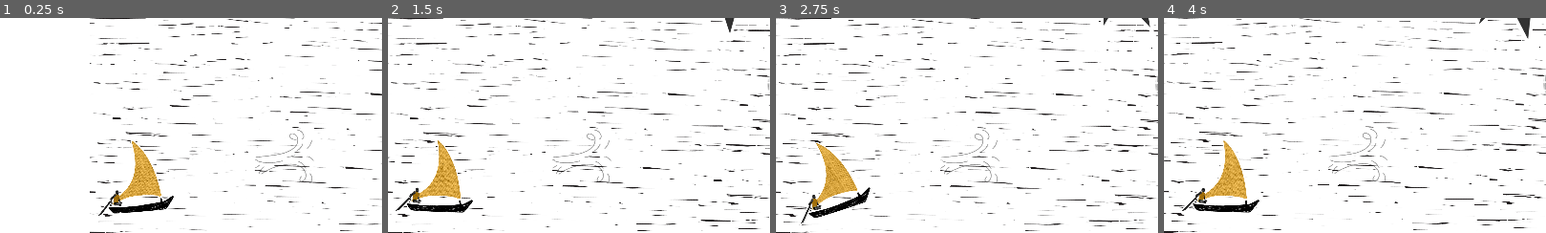
Above: before the commit, frames 1-4 (left to right).
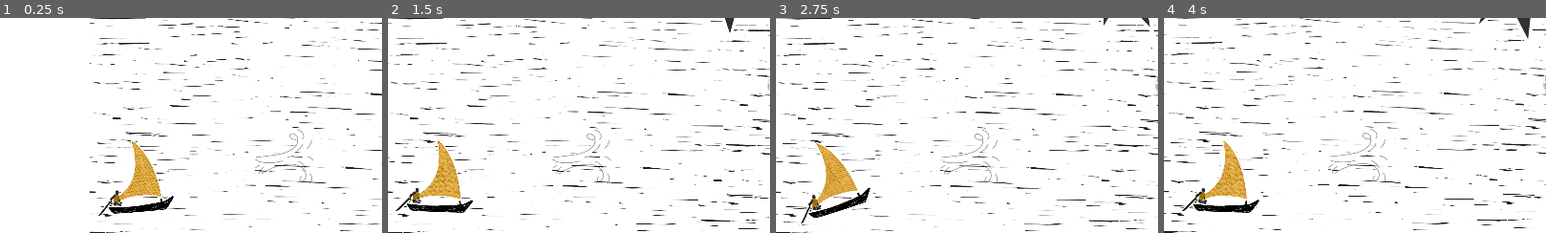
Above: after the commit, the same moments.

Repository: Negatives-One/UmBarcoVoa
Game: Godot game, scene res://Assets/Scenes/Mundo.tscn
Two runs of this game, one before a commit and one after it. Both use one fixed random seed, a clock stepped at 60 frames per second and the inputs below.
Inputs (mouse positions are % of the whole screen's width and height, from its top left):
- Up to frame 1 (0.25 s): no input
- Up to frame 2 (1.5 s): move the mouse to (72, 45) at 0.52 s; click (72, 45) at 0.6 s; move the mouse to (30, 55) at 1.27 s; click (30, 55) at 1.35 s
- Up to frame 3 (2.75 s): move the mouse to (60, 28) at 2.02 s; click (60, 28) at 2.1 s
- Up to frame 4 (4 s): move the mouse to (45, 70) at 2.77 s; click (45, 70) at 2.85 s; move the mouse to (80, 65) at 3.52 s; click (80, 65) at 3.6 s
The pictures show only the part of the screen within x 0-50%, y 7-57%; the shares and areas given below are measured in that part.

The runs differ from the first frame. In frame 1, 0.3% of the frame differs, in the area x 26-46%, y 57-92%; in frame 2, 0.3%; in frame 3, 0.3%; in frame 4, 0.3%, in the area x 5-25%, y 56-91%.

Commit message:
Video Version

Diff:
--- a/Assets/Scenes/Player.tscn
+++ b/Assets/Scenes/Player.tscn
@@ -8,6 +8,9 @@
 
 [sub_resource type="PhysicsMaterial" id=1]
 friction = 0.0
+
+[sub_resource type="CircleShape2D" id=2]
+radius = 69.0527
 
 [node name="RigidBody2D" type="RigidBody2D" groups=[
 "Player",
@@ -19,13 +22,8 @@
 VerticalAcelleration = 200.0
 HorizontalAcelleration = 300.0
 
-[node name="CollisionPolygon2D" type="CollisionPolygon2D" parent="."]
-position = Vector2( -4.40973, -62.3661 )
-scale = Vector2( 0.5, 0.5 )
-polygon = PoolVector2Array( 26.4932, -144.08, 76.5966, -67.8929, 120.644, 50.878, 139.7, 117.9, 186.111, 89.921, 197, 102.2, 153.862, 169.364, -116.274, 190.412, -143.48, 160.507, -168.452, 196.092, -192.175, 207.329, -196.545, 198.589, -134.74, 115.558, -85.7342, 93.9712, -30.1392, 30.5371, -10.4752, -42.6132, -18.3408, -113.404, -31.7123, -175.542, -22.2736, -183.408 )
-
 [node name="Jangada" type="Node2D" parent="."]
-position = Vector2( 0, -46.3772 )
+position = Vector2( 0, -46 )
 scale = Vector2( 0.5, 0.5 )
 
 [node name="Vela" type="Sprite" parent="Jangada"]
@@ -52,3 +50,14 @@
 limit_bottom = 600
 limit_smoothed = true
 smoothing_enabled = true
+
+[node name="CollisionPolygon2D" type="CollisionPolygon2D" parent="."]
+position = Vector2( 0, -46 )
+scale = Vector2( 0.5, 0.5 )
+polygon = PoolVector2Array( -35.4366, -213.386, 28.4716, -159.568, 89.857, -42.6839, 125.175, 85.9732, 181.515, 63.269, 144.515, 131.382, -126.253, 154.927, -152.321, 121.291, -124.571, 95.223, -82.6545, 60.1218, -36.2774, -5.68455, -16.096, -75.4788, -21.9822, -158.728 )
+
+[node name="CollisionShape2D" type="CollisionShape2D" parent="."]
+visible = false
+position = Vector2( 0, -28.696 )
+shape = SubResource( 2 )
+disabled = true
--- a/Assets/Scenes/Vento.tscn
+++ b/Assets/Scenes/Vento.tscn
@@ -3,8 +3,9 @@
 [ext_resource path="res://Assets/Images/AssetsEduardo/vento.png" type="Texture" id=1]
 [ext_resource path="res://Assets/Scripts/Vento.gd" type="Script" id=2]
 
-[sub_resource type="RectangleShape2D" id=1]
-extents = Vector2( 77.6957, 45.9788 )
+[sub_resource type="CapsuleShape2D" id=1]
+radius = 50.0
+height = 79.6628
 
 [node name="Area2D" type="Area2D"]
 script = ExtResource( 2 )
@@ -16,7 +17,8 @@
 texture = ExtResource( 1 )
 
 [node name="CollisionShape2D" type="CollisionShape2D" parent="."]
-visible = false
+position = Vector2( 0, -1.695 )
+rotation = 1.5708
 shape = SubResource( 1 )
 [connection signal="body_entered" from="." to="." method="_on_Area2D_body_entered"]
 [connection signal="body_exited" from="." to="." method="_on_Area2D_body_exited"]
--- a/Assets/Scripts/Mundo.gd
+++ b/Assets/Scripts/Mundo.gd
@@ -4,6 +4,8 @@
 	$AnimationPlayer.play("AnimacaoSol")
 
 func _process(delta):
+	if Input.is_action_pressed("ui_cancel"):
+		OS.window_fullscreen = !OS.window_fullscreen
 	$CanvasLayer/Label.text = str($RigidBody2D.currentState)
 	$CanvasLayer/Label2.text = str($RigidBody2D.linear_velocity.length())
 	$CanvasLayer/Label3.text = str($RigidBody2D.boostState)
--- a/Assets/Scripts/PlayerController.gd
+++ b/Assets/Scripts/PlayerController.gd
@@ -52,12 +52,15 @@
 func _process(delta : float) -> void:
 
 	$Jangada.rotation = linear_velocity.normalized().angle()
+	$CollisionPolygon2D.rotation = linear_velocity.normalized().angle()
 	if(linear_velocity.x > 0):
 		$Jangada.scale.y = 0.5
+		$CollisionPolygon2D.scale.y = 0.5
 #		for i in range(len(Sprites)):
 #			Sprites[i].flip_v = false
 	elif(linear_velocity.x < 0):
 		$Jangada.scale.y = -0.5
+		$CollisionPolygon2D.scale.y = -0.5
 #		for i in range(len(Sprites)):
 #			Sprites[i].flip_v = true
 	else:
--- a/Assets/Scripts/Vento.gd
+++ b/Assets/Scripts/Vento.gd
@@ -35,7 +35,7 @@
 	else:
 		magnitude = PotenciaFraco
 		duration = DuracaoFraco
-	$Sprite.rotation = angle;
+	rotation = angle;
 	if !isStrong:
 		$Sprite.self_modulate = Color(1,1,1, 0.5)
 
Not shown: 1 places in Assets/Scenes/Player.tscn that only renumber resources
